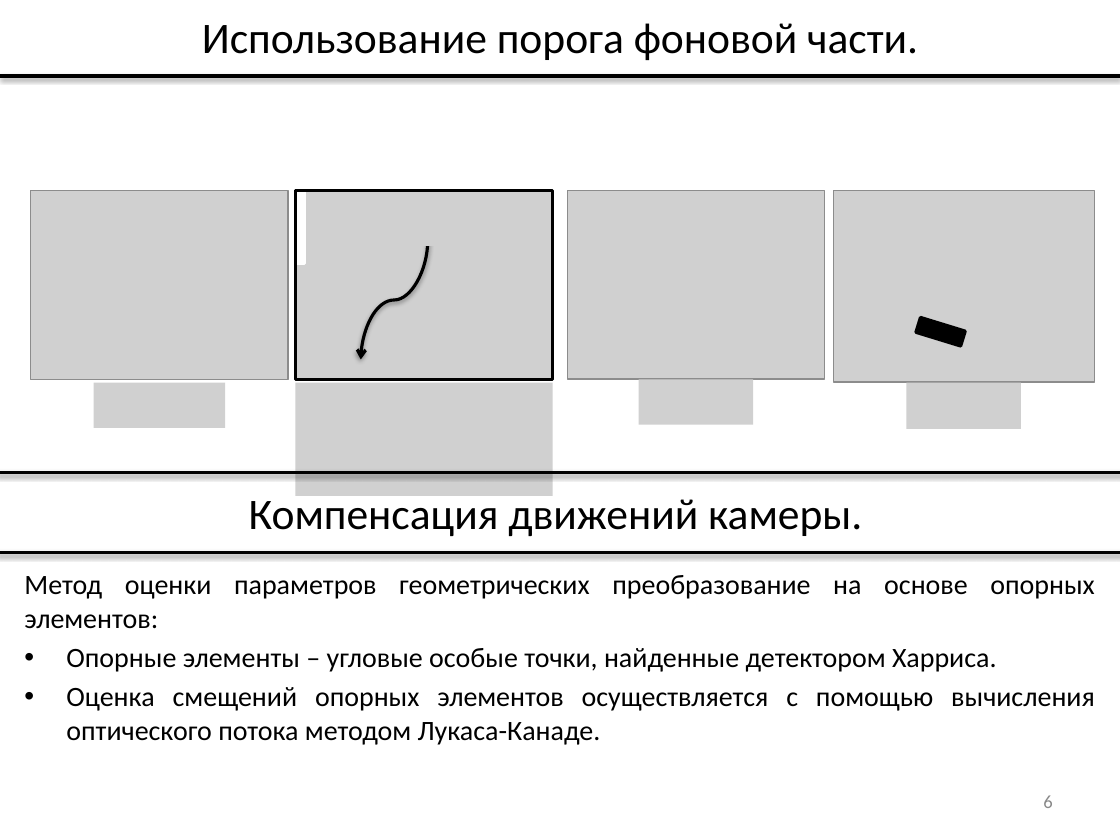
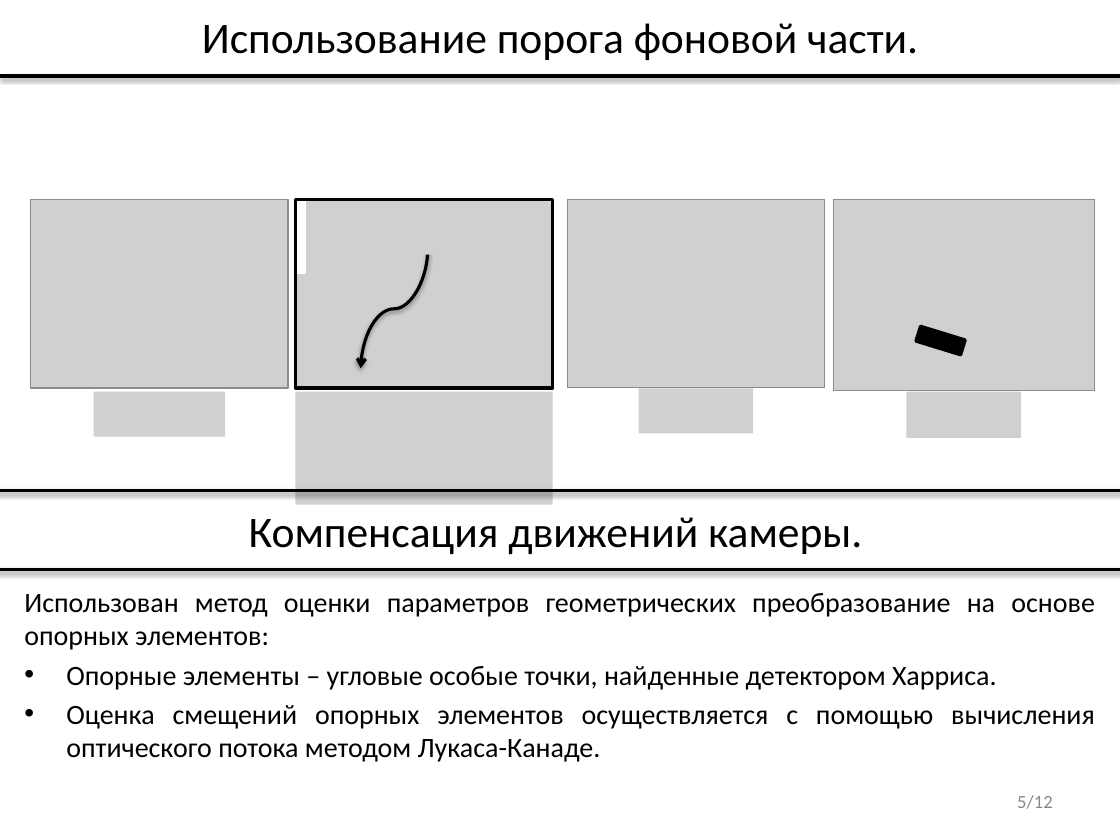
Before and after one commit to vladdimakov/cv2, a slide deck: slide 5 of ВКР/Презентация_Димаков_В.С._МП-40.pptx (slide 6 before the commit). Drawn at 1120x840 pixels with LibreOffice and Linux fonts; fonts in the diff are those of the drawing; grey boxes stand for pictures. Boxes give left, top, right and bottom in pixels: in the first picture for what was removed or moved away, otherwise in the second. Text is boxed around its words. In the diff, an @@ line names an element or a change of style, - is before the commit and + after.

```diff
--- a/ВКР/Презентация_Димаков_В.С._МП-40.pptx
+++ b/ВКР/Презентация_Димаков_В.С._МП-40.pptx
@@ 9 pictures, 3 rectangles, 1 curved arrow: place and size @@
-9 pictures, 3 rectangles, 1 curved arrow at (31, 190, 1094, 496)
+9 pictures, 3 rectangles, 1 curved arrow at (31, 199, 1094, 505)
@@ 2 texts, 2 lines: place and size @@
-2 texts, 2 lines at (0, 473, 1120, 745)
+2 texts, 2 lines at (0, 491, 1120, 762)
@@ text at (24, 593, 1095, 650): text changed @@
-Метод оценки параметров геометрических преобразование на основе опорных элементов:
+Использован метод оценки параметров геометрических преобразование на основе опорных элементов:
@@ page number at (1017, 795, 1053, 809): text changed @@
-6
+5/12
```
Also in this commit, not shown: 9 other slides changed, 3 slides removed, 1 other file.
